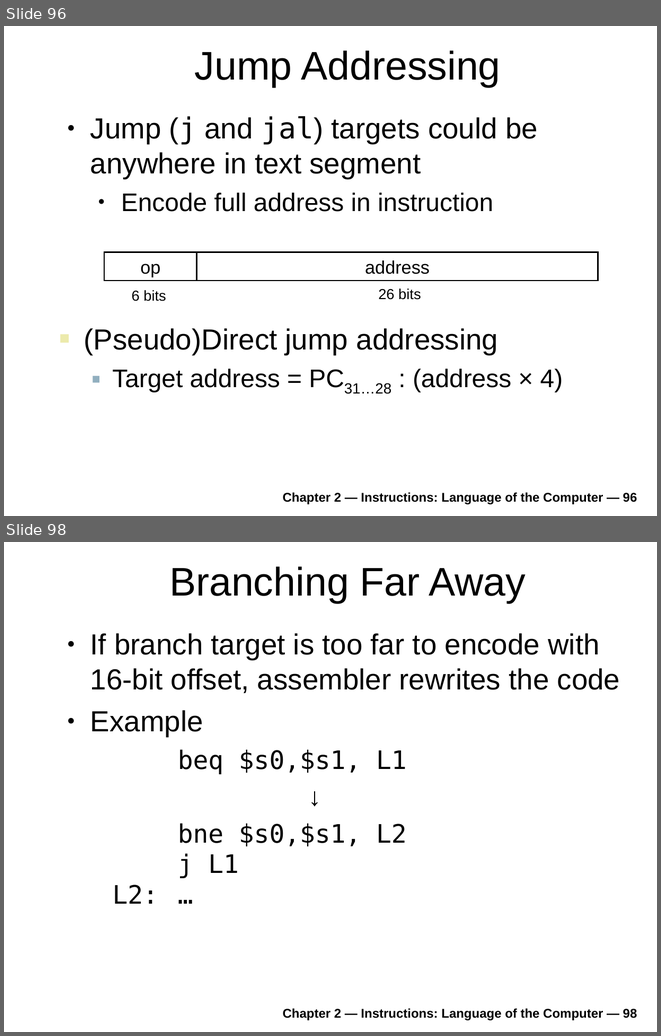
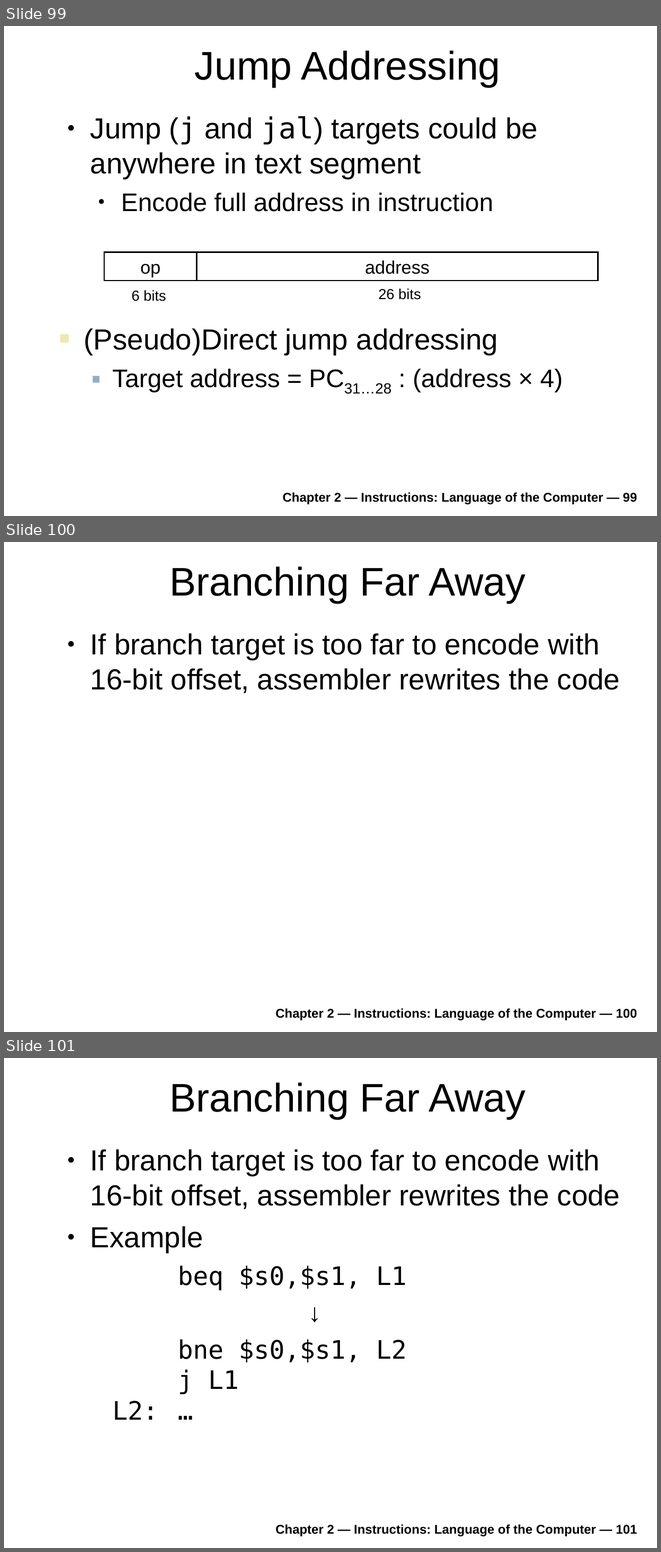
Before and after one commit to antonburtsev/cs3810, a slide deck: lectures/lecture04-mips/lecture-04-mips.odp. Shown one above the other, each under a label of ours: slides 96 and 98 before the commit, slides 99, 100 and 101 after it; the slides between them are not shown. The pictures are 661x1036 and 661x1552 pixels, drawn with LibreOffice and Linux fonts; fonts in the diff are those of the drawing. Boxes give left, top, right and bottom in pixels: in the first picture for what was removed or moved away, otherwise in the second. Text is boxed around its words. In the diff, an @@ line names an element or a change of style, - is before the commit and + after.

```diff
--- a/lectures/lecture04-mips/lecture-04-mips.odp
+++ b/lectures/lecture04-mips/lecture-04-mips.odp
@@ slide 100 added at box(4, 542, 657, 1032), background #FFFFFF @@
@@ title added at box(169, 566, 526, 603), 44 pt, text #000000 @@
+Branching Far Away
@@ text added at box(90, 633, 620, 693), 32 pt, text #000000 @@
+● If branch target is too far to encode with 16-bit offset, assembler rewrites the code
@@ text added at box(275, 1008, 637, 1020), 14 pt, text #000000, bold @@
+Chapter 2 — Instructions: Language of the Computer — 100
@@ what was slide 96 is now slide 99 @@
@@ text at box(283, 492, 637, 504): text changed @@
-Chapter 2 — Instructions: Language of the Computer — 96
+Chapter 2 — Instructions: Language of the Computer — 99
@@ what was slide 98 is now slide 101 @@
@@ text at box(275, 1524, 637, 1536): text changed @@
-Chapter 2 — Instructions: Language of the Computer — 98
+Chapter 2 — Instructions: Language of the Computer — 101
```
Also in this commit, not shown: 1 slide changed, 28 other slides added, 1 slide removed, 1 other file.
